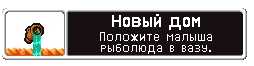
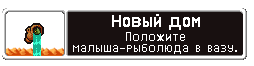
Revision of a layered 254x66 image; what changed, layer by layer:
removed layer "Layer 7" over [73, 32, 237, 54]
added layer "Layer 10" above "Layer 11" over [73, 44, 237, 54]
added layer "Layer 11" above "Layer 9" over [126, 32, 185, 41]
added layer "Layer 8" above "Achievement - fishmanvase" over [73, 32, 237, 54]
added layer "Achievement - fishmanvase" over [73, 32, 237, 54]
